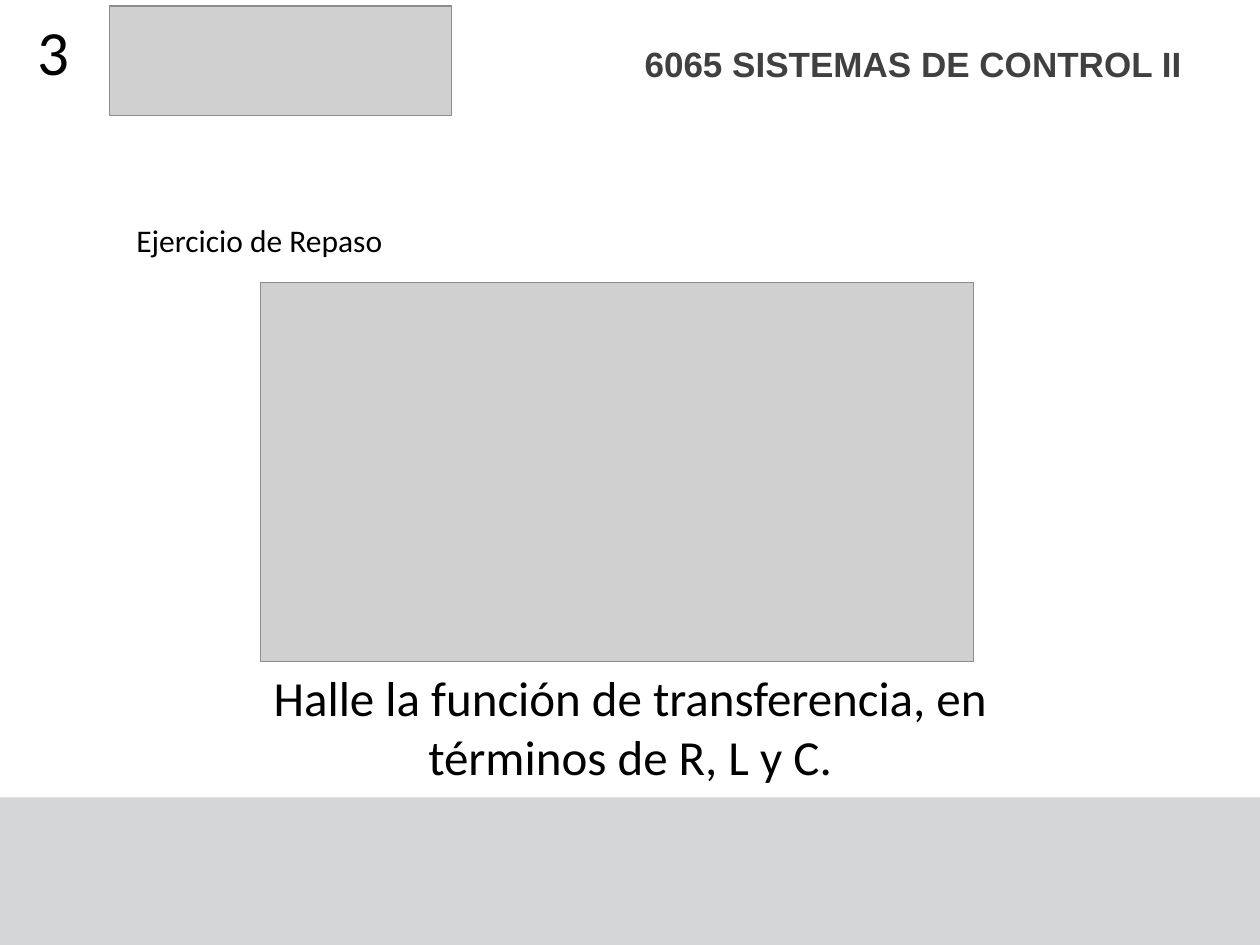
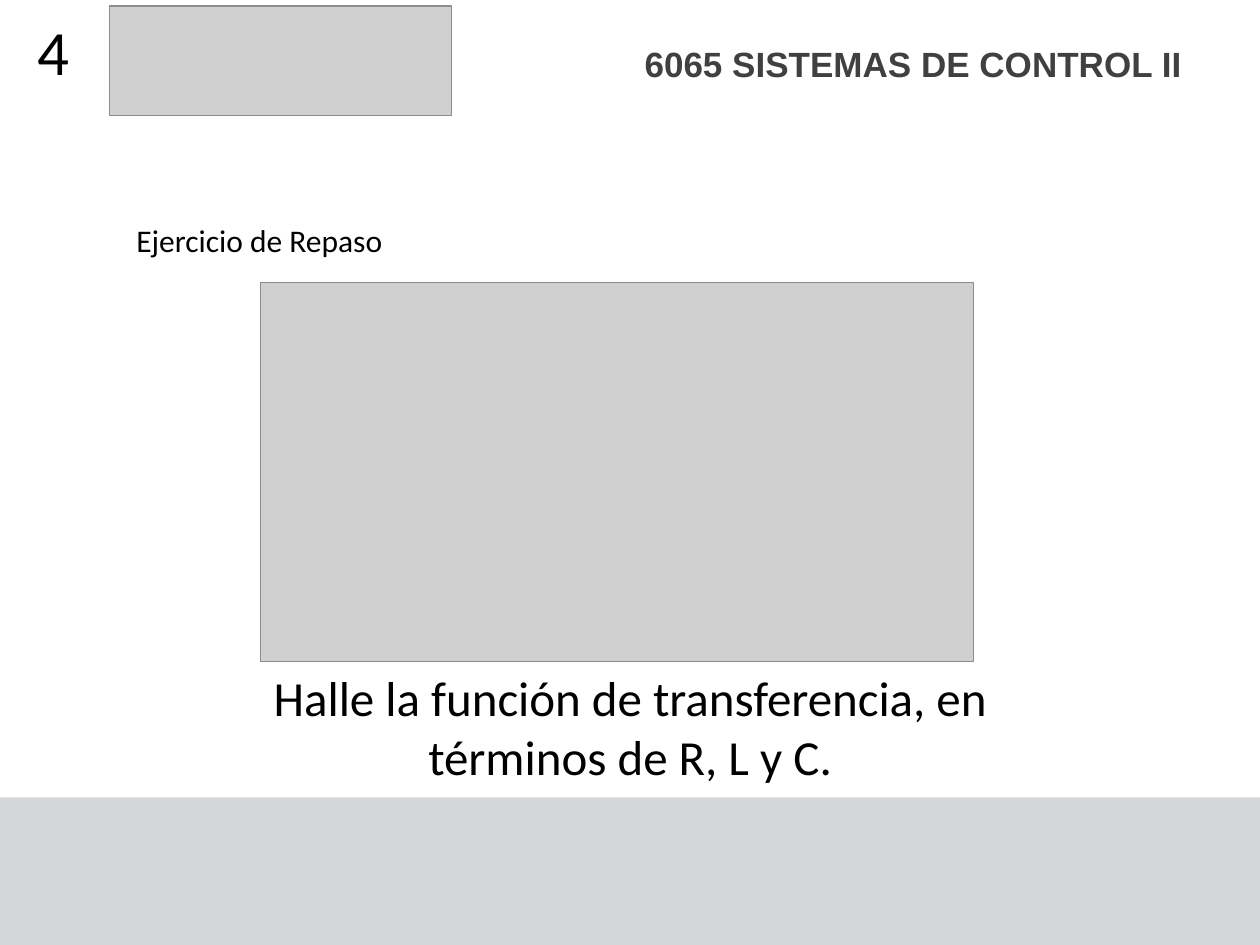
Before and after one commit to F4bian1012/Sistemas-de-Control-II---Ingenier-a-Mecatr-nica, a slide deck: slide 4 of Sesión_0/Semana 0.pptx (slide 3 before the commit). Drawn at 1260x945 pixels with LibreOffice and Linux fonts; fonts in the diff are those of the drawing; grey boxes stand for pictures. Boxes give left, top, right and bottom in pixels: in the first picture for what was removed or moved away, otherwise in the second. Text is boxed around its words. In the diff, an @@ line names an element or a change of style, - is before the commit and + after.

```diff
--- a/Sesión_0/Semana 0.pptx
+++ b/Sesión_0/Semana 0.pptx
@@ title at [38, 34, 70, 75]: text changed @@
-3
+4
```
Also in this commit, not shown: 1 other slide changed, 6 other files.
